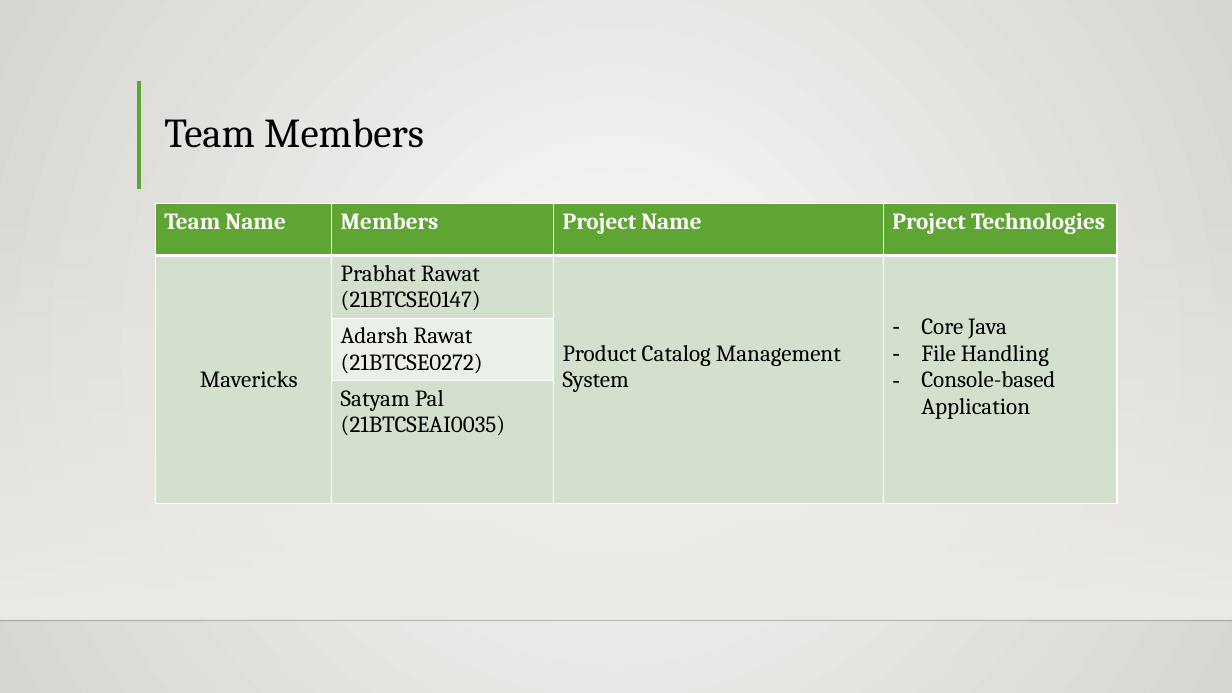
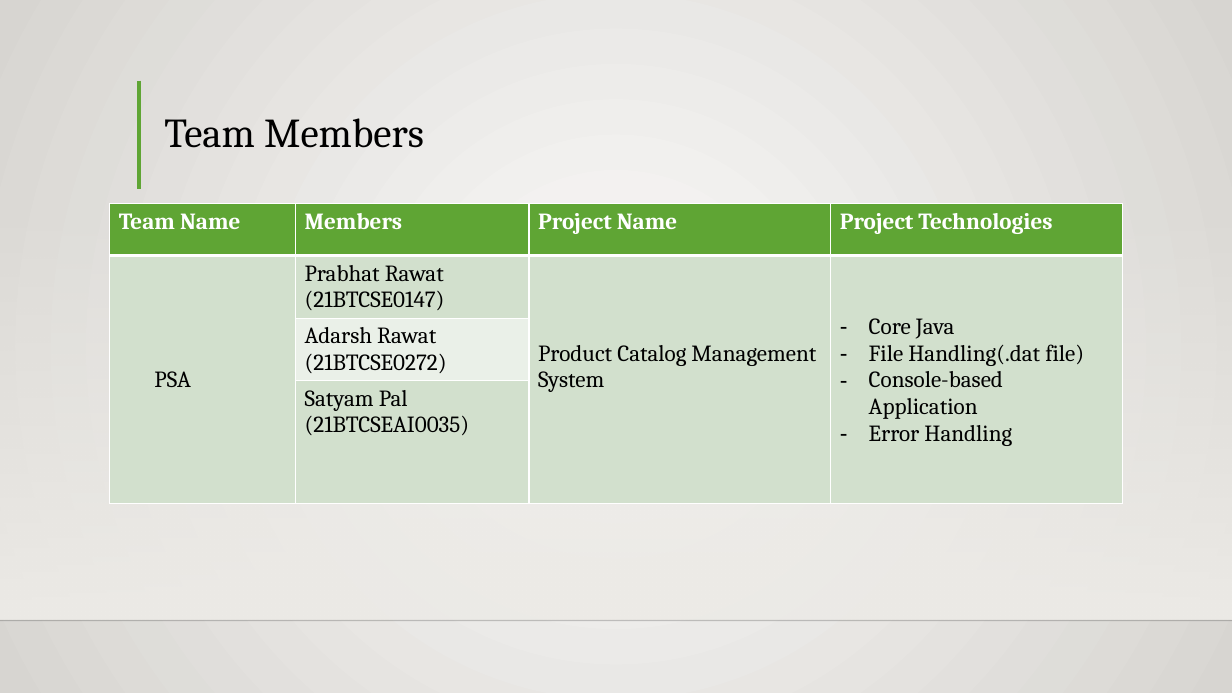
Before and after one commit to ThePrabhatRawat/Logger, a slide deck: slide 2 of Product Catalog Management System.pptx. Drawn at 1232x693 pixels with LibreOffice and Linux fonts; fonts in the diff are those of the drawing; background and template pictures are left out. Boxes give left, top, right and bottom in pixels: in the first picture for what was removed or moved away, otherwise in the second. Text is boxed around its words. In the diff, an @@ line names an element or a change of style, - is before the commit and + after.

```diff
--- a/Product Catalog Management System.pptx
+++ b/Product Catalog Management System.pptx
@@ table at <box>110,203,1123,507</box> @@
-row 2, column 1: Mavericks
+row 2, column 1: PSA
-row 2, column 4: Core Java / File Handling / Console-based Application
+row 2, column 4: Core Java / File Handling(.dat file) / Console-based Application / Error Handling
@@ table: place and size @@
-table at <box>155,203,1117,520</box>
+table at <box>110,203,1123,507</box>
```
Also in this commit, not shown: 1 other slide changed, 1 slide added, 1 slide removed.
